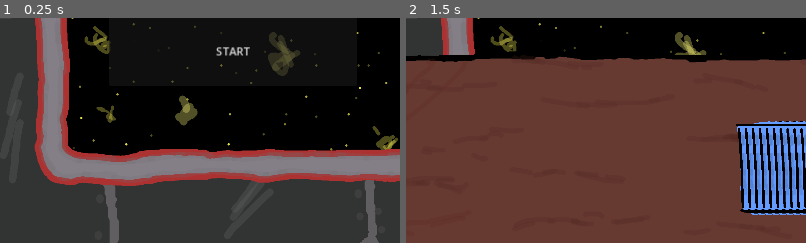
Above: before the commit, frames 1-2 (left to right).
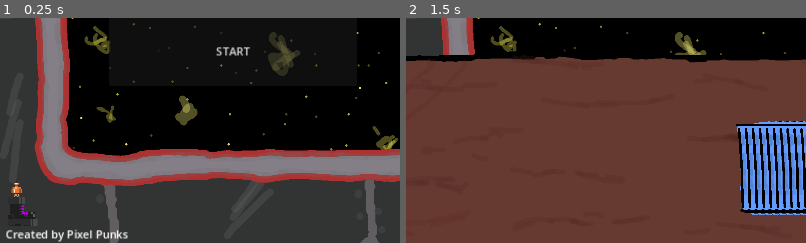
Above: after the commit, the same moments.

Repository: Pixel-Punks/trijam-289
Game: Godot game, scene res://scenes/start_screen.tscn
Same seed, same stepped clock (60 frames per second), same inputs: the game is played once before the commit and once after it. This scene is started directly instead of the project's main scene.
Inputs:
- Up to frame 1 (0.25 s): no input
- Up to frame 2 (1.5 s): click "START" at 0.5 s; click "1. Are you climate sensitive ?" at 1.25 s
The pictures show only the part of the screen within x 0-50%, y 50-100%; the shares and areas given below are measured in that part.

The runs differ from the first frame. In frame 1, 0.9% of the frame differs, in the area x 1-32%, y 73-100%; in frame 2, nothing differs.

Commit message:
[feat] add branding

Diff:
--- a/icon.svg
+++ /dev/null
@@ -1 +0,0 @@
-<svg xmlns="http://www.w3.org/2000/svg" width="128" height="128"><rect width="124" height="124" x="2" y="2" fill="#363d52" stroke="#212532" stroke-width="4" rx="14"/><g fill="#fff" transform="translate(12.322 12.322)scale(.101)"><path d="M105 673v33q407 354 814 0v-33z"/><path fill="#478cbf" d="m105 673 152 14q12 1 15 14l4 67 132 10 8-61q2-11 15-15h162q13 4 15 15l8 61 132-10 4-67q3-13 15-14l152-14V427q30-39 56-81-35-59-83-108-43 20-82 47-40-37-88-64 7-51 8-102-59-28-123-42-26 43-46 89-49-7-98 0-20-46-46-89-64 14-123 42 1 51 8 102-48 27-88 64-39-27-82-47-48 49-83 108 26 42 56 81zm0 33v39c0 276 813 276 814 0v-39l-134 12-5 69q-2 10-14 13l-162 11q-12 0-16-11l-10-65H446l-10 65q-4 11-16 11l-162-11q-12-3-14-13l-5-69z"/><path d="M483 600c0 34 58 34 58 0v-86c0-34-58-34-58 0z"/><circle cx="725" cy="526" r="90"/><circle cx="299" cy="526" r="90"/></g><g fill="#414042" transform="translate(12.322 12.322)scale(.101)"><circle cx="307" cy="532" r="60"/><circle cx="717" cy="532" r="60"/></g></svg>
--- a/project.godot
+++ b/project.godot
@@ -10,9 +10,12 @@
 
 [application]
 
-config/name="trijam-289"
+config/name="The Good Space"
 run/main_scene="res://scenes/game_screen.tscn"
 config/features=PackedStringArray("4.3", "Forward Plus")
+boot_splash/bg_color=Color(0.203922, 0.0235294, 0.309804, 1)
+boot_splash/image="res://assets/logo/Logo_text.png"
+boot_splash/fullsize=false
 config/icon="res://icon.svg"
 
 [autoload]
@@ -35,3 +38,8 @@
 "events": [Object(InputEventMouseButton,"resource_local_to_scene":false,"resource_name":"","device":-1,"window_id":0,"a …(257 unchanged characters)…
 ]
 }
+
+[rendering]
+
+anti_aliasing/quality/msaa_2d=1
+anti_aliasing/quality/screen_space_aa=1
--- a/scenes/start_screen.tscn
+++ b/scenes/start_screen.tscn
@@ -1,9 +1,10 @@
-[gd_scene load_steps=5 format=3 uid="uid://cv3f5o8f2w6ca"]
+[gd_scene load_steps=6 format=3 uid="uid://cv3f5o8f2w6ca"]
 
 [ext_resource type="Texture2D" uid="uid://m27oecnlhvck" path="res://assets/background/bg.png" id="1_8vwv2"]
 [ext_resource type="Script" path="res://scripts/start_screen.gd" id="1_bwb6q"]
 [ext_resource type="Texture2D" uid="uid://bt7whht4yxoa6" path="res://assets/fonts/the_good_space_trans.png" id="2_84rtu"]
 [ext_resource type="AudioStream" uid="uid://c4fqaaxbqtn4n" path="res://assets/music/Trijam_289_OST_double_ration_de_spacing.wav" id="3_tsu5a"]
+[ext_resource type="Texture2D" uid="uid://b5ppswww0u3c2" path="res://assets/logo/Logo_256.png" id="5_bcupr"]
 
 [node name="StartScreen" type="Node2D"]
 script = ExtResource("1_bwb6q")
@@ -37,5 +38,17 @@
 stream = ExtResource("3_tsu5a")
 autoplay = true
 
+[node name="logo" type="Sprite2D" parent="."]
+position = Vector2(32, 592)
+scale = Vector2(0.25, 0.25)
+texture = ExtResource("5_bcupr")
+
+[node name="RichTextLabel" type="RichTextLabel" parent="."]
+offset_left = 8.0
+offset_top = 624.0
+offset_right = 208.0
+offset_bottom = 664.0
+text = "Created by Pixel Punks"
+
 [connection signal="pressed" from="START" to="." method="_on_start_pressed"]
 [connection signal="pressed" from="TUTORIAL" to="." method="_on_tutorial_pressed"]
Binary file added: assets/logo/Logo.aseprite
Binary file added: assets/logo/Logo.png
Not shown, added: assets/logo/Logo.png.import
Binary file added: assets/logo/Logo_256.aseprite
Binary file added: assets/logo/Logo_256.png
Not shown, added: assets/logo/Logo_256.png.import
Binary file added: assets/logo/Logo_text.aseprite
Binary file added: assets/logo/Logo_text.png
Not shown, added: assets/logo/Logo_text.png.import
